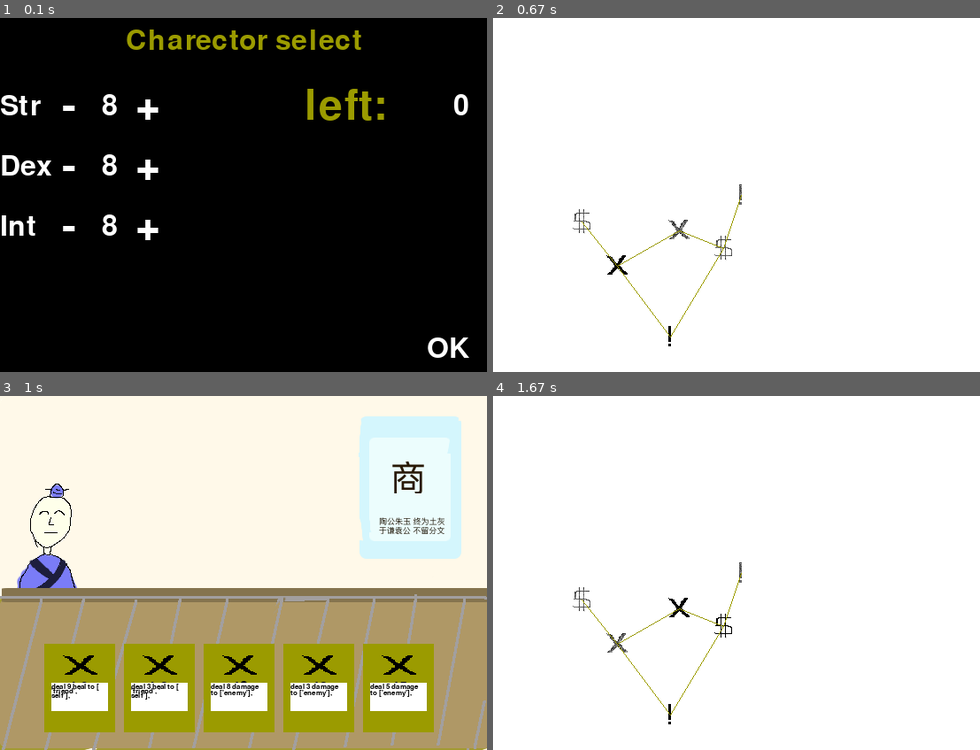
Above: before the commit, frames 1-4 (two rows, left to right).
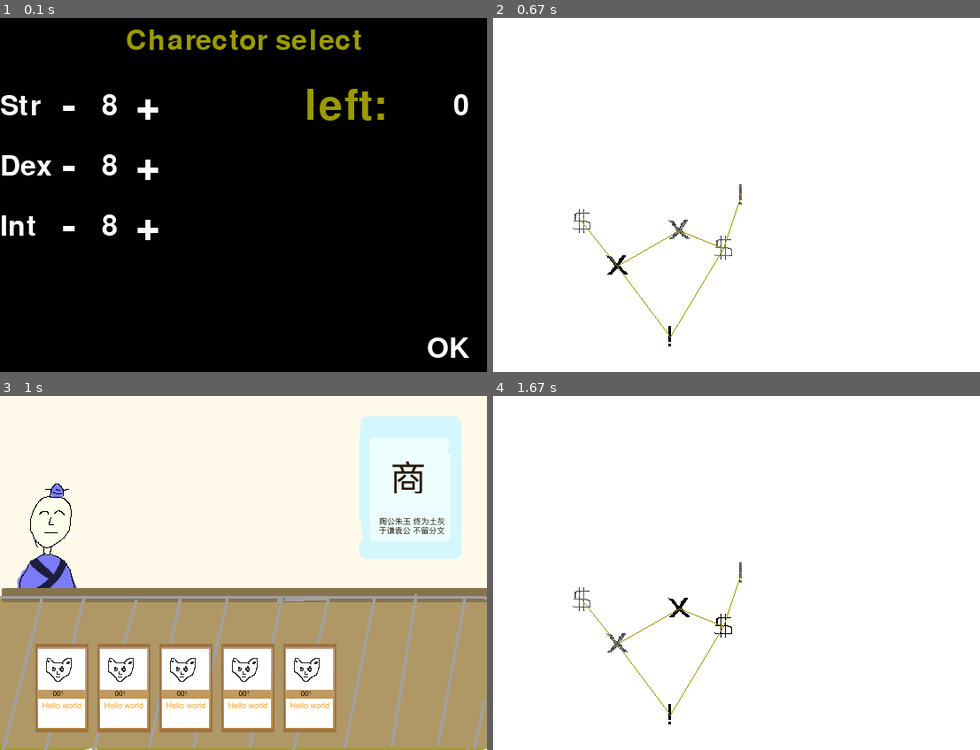
Above: after the commit, the same moments.

Repository: Leteno/learn-pygame
Game: pygame game, started from card-game/main.py
Two runs of this game, one before a commit and one after it. Both use one fixed random seed, a clock stepped at 60 frames per second and the inputs below.
Inputs (mouse positions are in pixels of both pictures, inside the frame that each line leads up to):
- Up to frame 1 (0.1 s): no input
- Up to frame 2 (0.67 s): click "OK" at 0.38 s
- Up to frame 3 (1 s): click (228, 626) at 0.72 s
- Up to frame 4 (1.67 s): hold Right 1-1.47 s; click (556, 672) at 1.55 s

Frames 1-2 are identical in both runs. In frame 3, 18% of the frame differs, in the area x 7-90%, y 70-95%; in frame 4, nothing differs.

Commit message:
(refactor) change the way of card inflator

Diff:
--- a/card-game/card/card.py
+++ b/card-game/card/card.py
@@ -22,7 +22,7 @@
         self.name = "undefine"
         self.level = 1
         self.cost = 1
-        self.imagef = 'res/battle-darker.png'
+        self.imagef = 'res/card-001.png'
         self.functional = []
 
     def __str__(self):
--- a/card-game/card/card_inflater.py
+++ b/card-game/card/card_inflater.py
@@ -5,35 +5,37 @@
 import color
 from widget.view.TextView import TextView
 
-def card_view(card, rect):
-    w = rect.width
-    h = rect.height
-    midW = int(w / 2)
-    midH = int(h / 2)
+_CardBackground = None
 
-    mainSurf = pygame.Surface((w, h))
-    mainSurf.fill(color.YELLOW)
-    font = pygame.font.Font('freesansbold.ttf', 16)
-    titleSurf = font.render(card.name, 1, color.BLACK)
-    content = ""
-    for func in card.functional:
-        content += "deal %d %s to %s," % (func.power, func.func, func.target)
-    contentSurf = TextView(content, 8, int(w * 0.8), int(w * 0.4)).getSurf()
-    image_path = card.imagef
-    if image_path is None:
-        image_path = 'res/battle-darker.png'
-    imageSurf = pygame.image.load(image_path)
-    imageWidth = int(w * 0.8)
-    imageHeight = int(h * 0.4)
-    imageSurf = pygame.transform.scale(imageSurf, (imageWidth, imageHeight))
-    imageRect = imageSurf.get_rect()
-    imageRect.center = (midW, int(h * 0.25))
-    mainSurf.blit(imageSurf, imageRect)
-    titleRect = titleSurf.get_rect()
-    titleRect.center = (midW, int(h * 0.5))
-    mainSurf.blit(titleSurf, titleRect)
-    contentRect = contentSurf.get_rect()
-    contentRect.center = (midW, int(h * 0.6))
-    mainSurf.blit(contentSurf, contentRect)
+class CardBackground:
+    surf = None
+    width = 0
+    height = 0
 
-    return mainSurf
+class Pool:
+    pool = {}
+
+    def put(self, card, cardsurf):
+        self.pool[card.name] = cardsurf
+
+    def get(self, card, width, height):
+        if card.name not in self.pool:
+            surf = self.generateCardSurf(card, width, height)
+            self.put(card, surf)
+        surf = self.pool[card.name]
+        rect = surf.get_rect()
+        if width != rect.width or height != rect.height:
+            surf = pygame.transform.scale(surf, (width, height))
+            self.put(card, surf)
+        return surf
+
+    def generateCardSurf(self, card, width, height):
+        surf = pygame.image.load(card.imagef)
+        rect = surf.get_rect()
+        if width != rect.width or height != rect.height:
+            surf = pygame.transform.scale(surf, (width, height))
+        return surf
+
+_pool = Pool()
+def getCardSurf(card, width, height):
+    return _pool.get(card, width, height)
--- a/card-game/scene/game/store_scene.py
+++ b/card-game/scene/game/store_scene.py
@@ -98,13 +98,12 @@
     print('generate cards %s' % cards)
 
     cardModels = []
-    cardWidth = 80
+    cardWidth = 60
     cardHeight = 100
-    rect = Rect(0, 0, cardWidth, cardHeight)
     h0 = int(h - cardHeight / 2 - 20)
     x0 = 0
     for card in cards:
-        cardSurf = card_inflater.card_view(card, rect)
+        cardSurf = card_inflater.getCardSurf(card, cardWidth, cardHeight)
         cardRect = cardSurf.get_rect()
         x0 += cardWidth + 10
         cardRect.center = (x0, h0)
Binary file added: card-game/res/card-001.png
